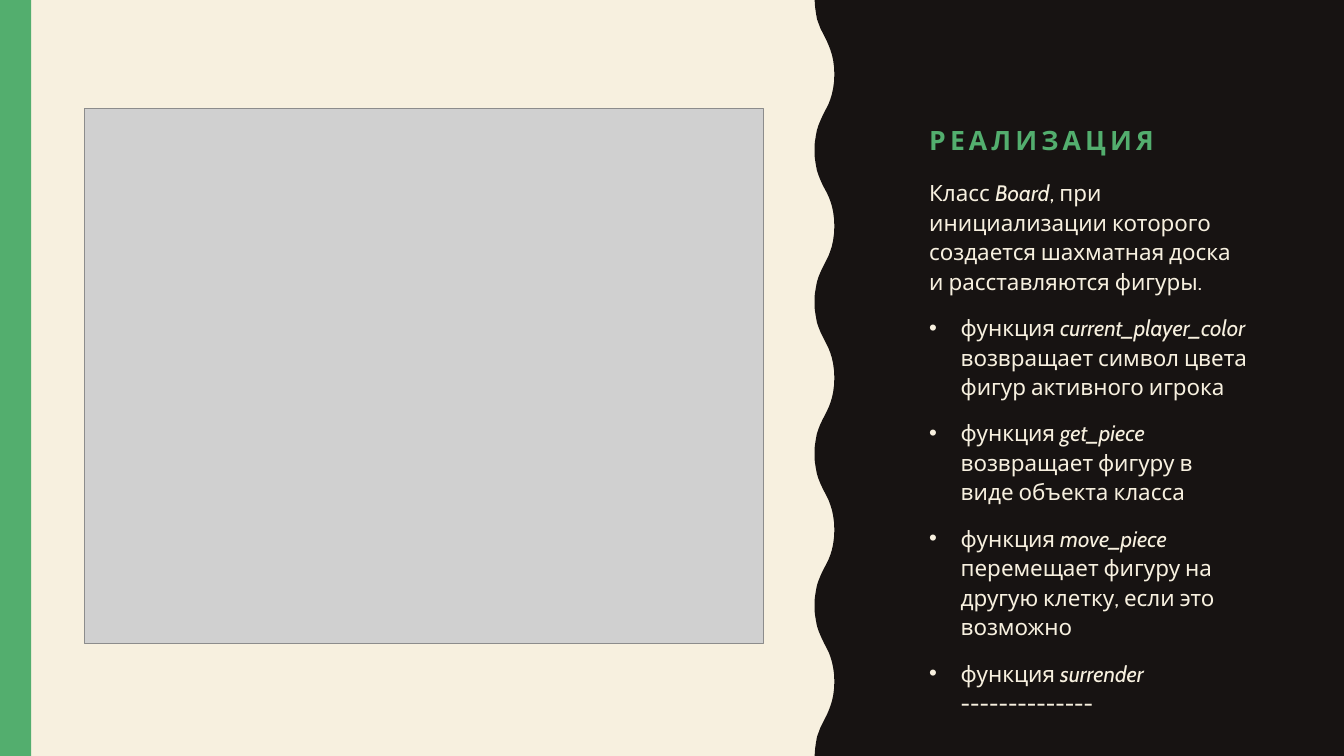
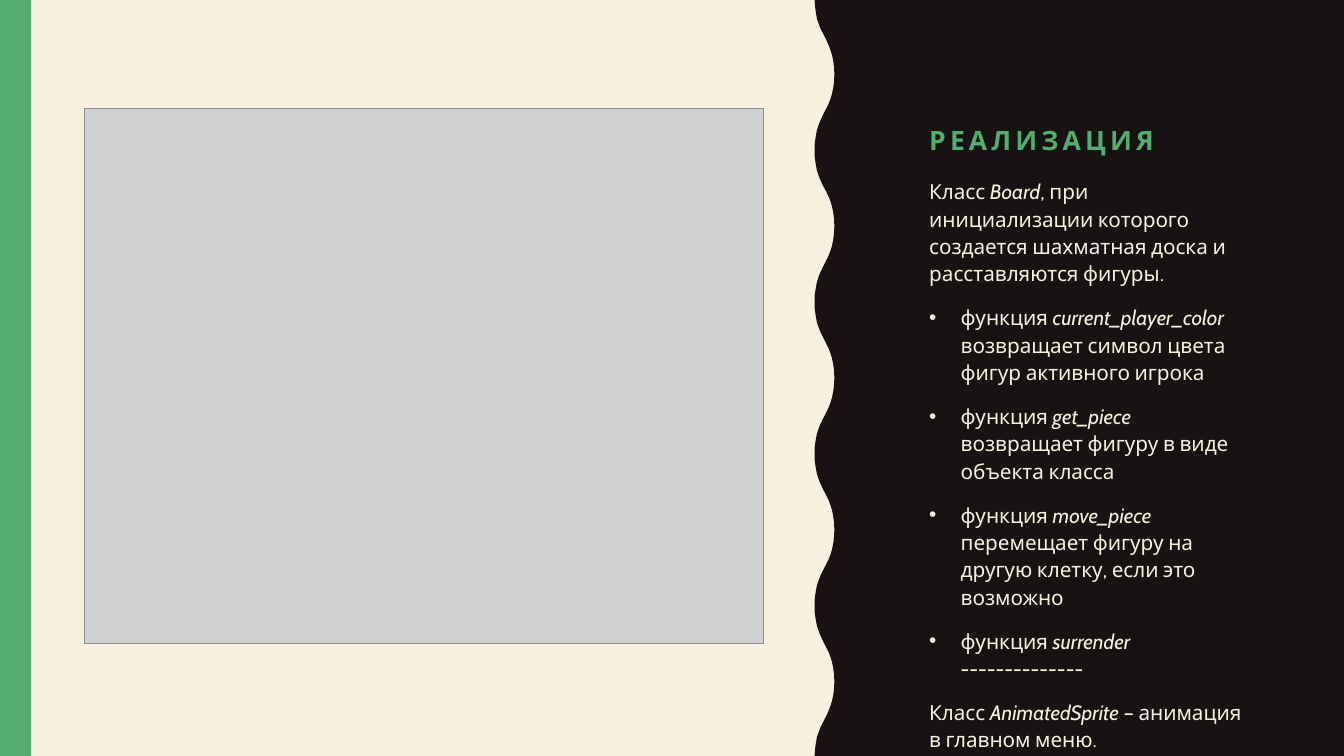
Before and after one commit to Gentlem4n72/Pygame-Chess, a slide deck: slide 3 of Шах и мат.pptx. Drawn at 1344x756 pixels with LibreOffice and Linux fonts; fonts in the diff are those of the drawing; grey boxes stand for pictures. Boxes give left, top, right and bottom in pixels: in the first picture for what was removed or moved away, otherwise in the second. Text is boxed around its words. In the diff, an @@ line names an element or a change of style, - is before the commit and + after.

```diff
--- a/Шах и мат.pptx
+++ b/Шах и мат.pptx
@@ text at [929, 183, 1229, 654]: size 16 to 14.8 pt in "Класс Board, при инициализации которого создается шахматная ...", "функция current_player_color возвращает символ цвета фигур а ...", "функция get_piece возвращает фигуру в виде объекта ...", "функция move_piece перемещает фигуру на другую клетку, ..." and 1 more places @@
@@ text at [929, 704, 1242, 748]: paragraph added @@
+Класс AnimatedSprite – анимация в главном меню.
```
Also in this commit, not shown: 1 other file.
